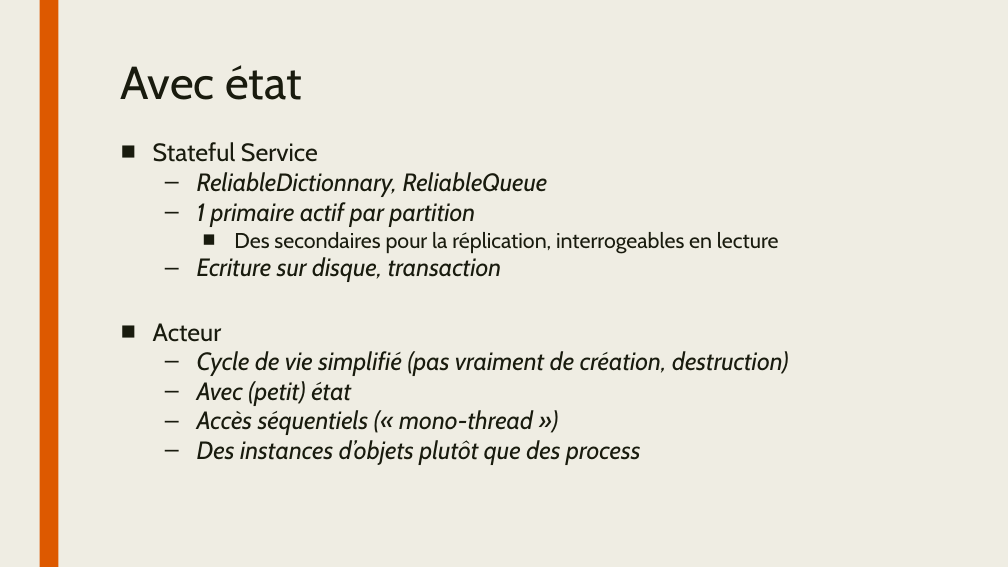
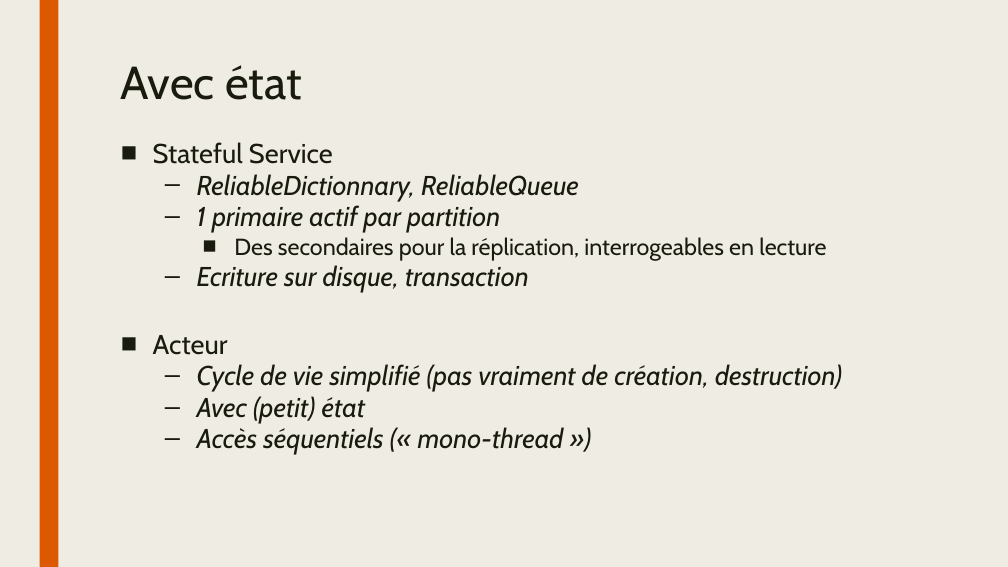
Before and after one commit to sebcanonica/Service-Fabric-Demo, a slide deck: slide 6 of Service Fabric Intro.pptx (slide 7 before the commit). Drawn at 1008x567 pixels with LibreOffice and Linux fonts; fonts in the diff are those of the drawing; background and template pictures are left out. Boxes give left, top, right and bottom in pixels: in the first picture for what was removed or moved away, otherwise in the second. Text is boxed around its words. In the diff, an @@ line names an element or a change of style, - is before the commit and + after.

```diff
--- a/Service Fabric Intro.pptx
+++ b/Service Fabric Intro.pptx
@@ text "Stateful Service" at [153, 142, 842, 455]: size 23.8 to 25.9 pt in "Stateful Service", "ReliableDictionnary, ReliableQueue", "1 primaire actif par partition", "Ecriture sur disque, transaction" and 4 more places; size 20.4 to 22.2 pt in "Des secondaires pour la réplication, interrogeables en ..." @@
@@ text at [197, 440, 640, 464]: paragraph removed @@
-  – Des instances d’objets plutôt que des process
```
Also in this commit, not shown: 2 other slides changed, 1 slide removed, 1 other file.
